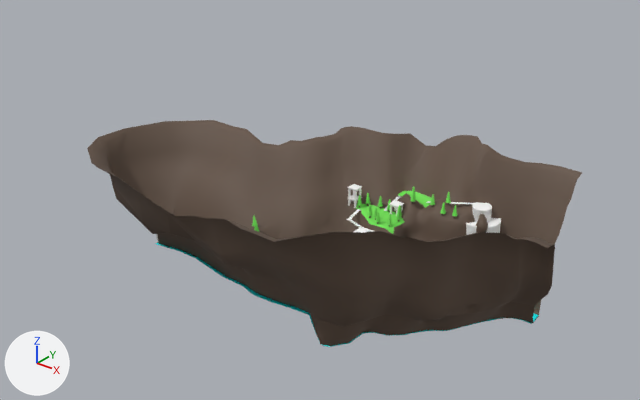
Two versions of the FBX model Assets/Art/Models/Environments/Jester's Playground.fbx, one commit apart.
Rendered twice from a camera (50 mm lens) standing at (357.0, -511.0, 378.0) and looking at (-67.0, 19.0, 49.0). Arrows for +X, +Y and +Z are at lower left; the lights stay in place. Vertices at the same position are counted once.

The first picture shows 'Circle.002', 'River', 'Terrain'.
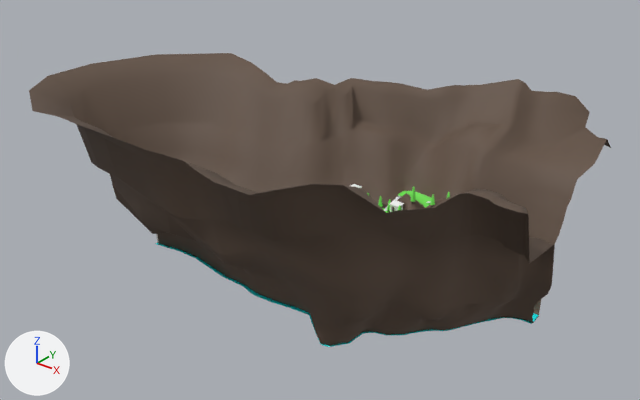
Changed parts and their boxes (x1, y1, x2, y2) in the pictures (640 x 400 px):
'Terrain', reshaped (18% wider, 30% taller): before (87, 120, 582, 346); after (29, 53, 611, 346)
part 1 of me_plane, built on: before (301, 126, 582, 248); after (29, 53, 611, 264)

Edits to the bpy script that builds the scene:
```text
Change me_plane:
    used by ob_terrain; location = (0.0, 0.0, 0.0)
    remove me_plane.from_pydata(...)  # 1359 vertices, 1215 faces; spans x -243.0..146.0, y -125.0..126.0, z -29.0..101.0
    add me_plane.from_pydata(...)  # 1138 vertices, 1075 faces; spans x -284.0..147.0, y -153.0..201.0, z -29.0..148.0
    me_plane part 1
    27 vertices move from x -99.0..146.0, y -20.0..126.0, z 83.0..99.0 to x -96.0..147.0, y -25.0..149.0, z 83.0..99.0
    135 vertices are added at x -284.0..144.0, y -153.0..201.0, z 85.0..148.0
    7 new vertices lie (0.0, 20.0, -9.0) away from vertices in x -183.0..54.0, y -153.0..-109.0, z 137.0..148.0
    6 new vertices lie (3.0, -13.0, -9.0) away from vertices in x 39.0..87.0, y 169.0..201.0, z 111.0..136.0
    5 new vertices lie (4.0, 0.0, 0.0) away from vertices in x 112.0..131.0, y -46.0..-20.0, z 121.0..131.0
    159 new faces join them, mat_material_002 (brown #645245)
```
